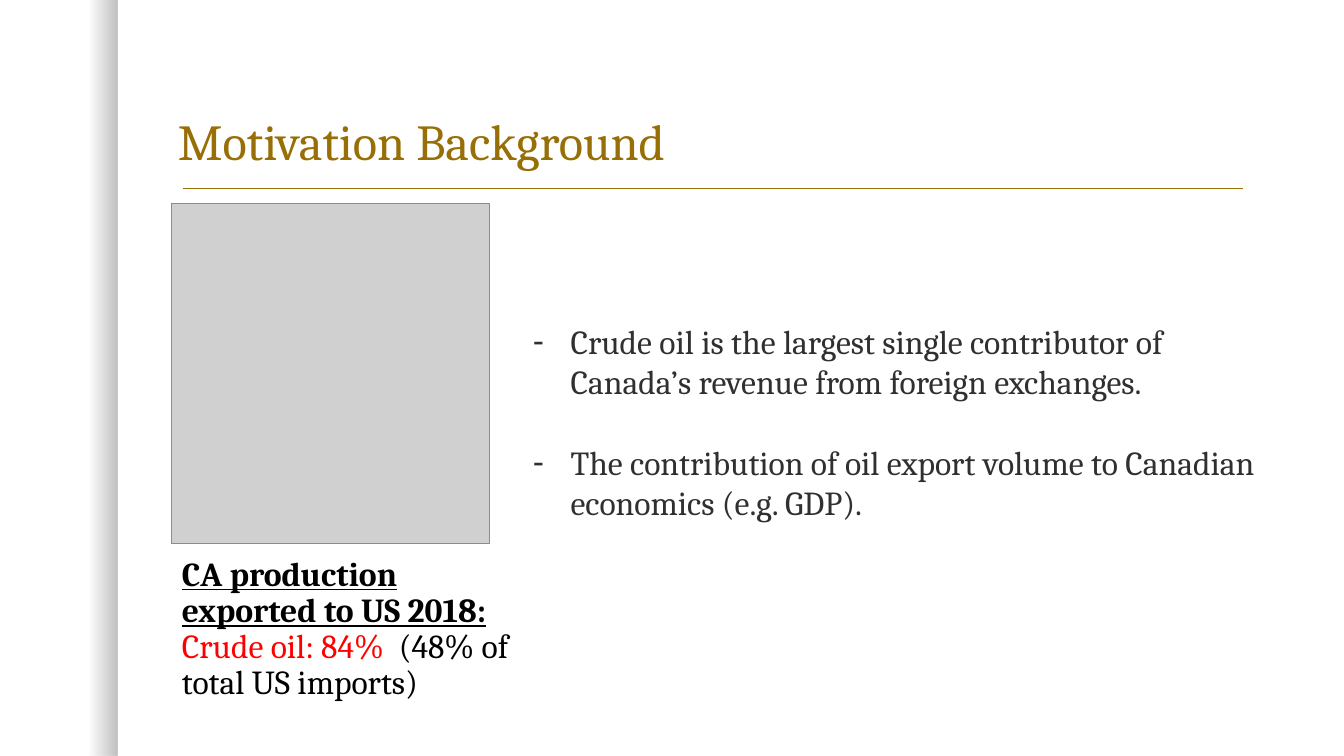
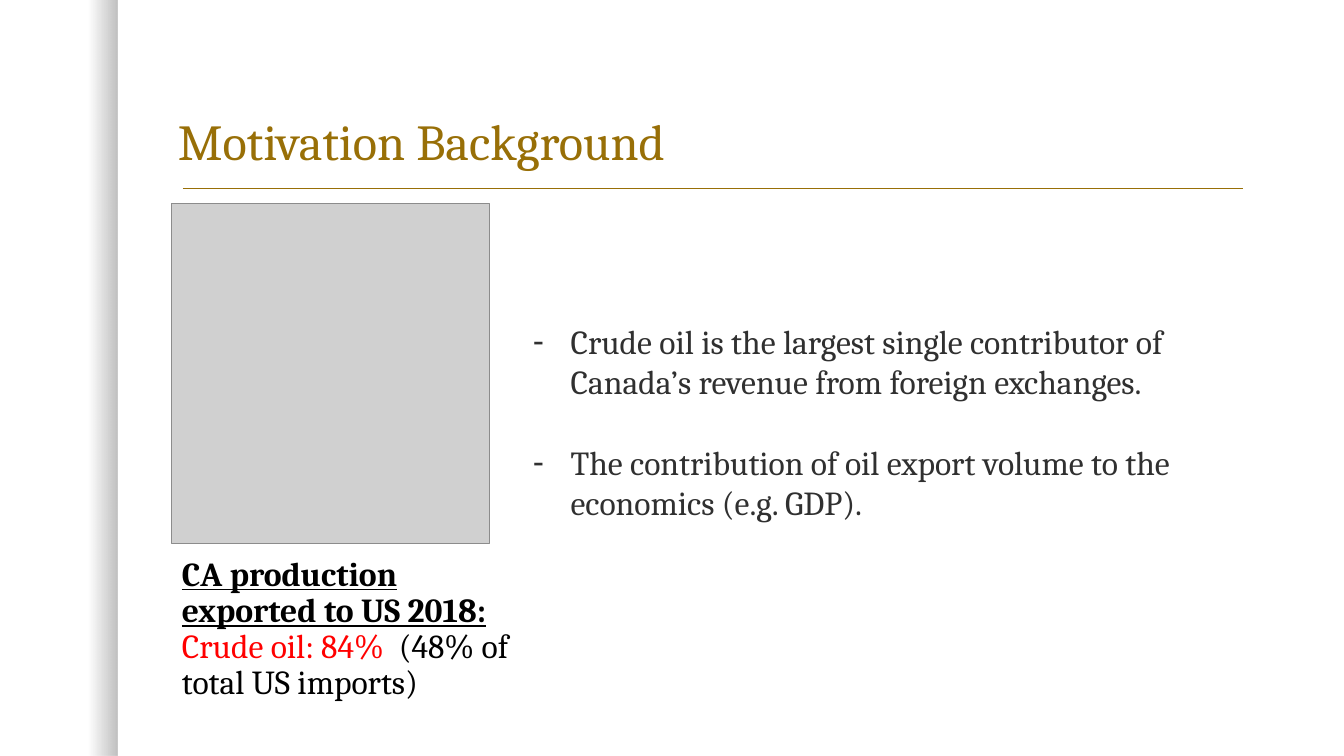
Before and after one commit to kk-deng/CanadaEnergyIE, a slide deck: slide 4 of Project 1.pptx. Drawn at 1344x756 pixels with LibreOffice and Linux fonts; fonts in the diff are those of the drawing; grey boxes stand for pictures; background and template pictures are left out. Boxes give left, top, right and bottom in pixels: in the first picture for what was removed or moved away, otherwise in the second. Text is boxed around its words. In the diff, an @@ line names an element or a change of style, - is before the commit and + after.

```diff
--- a/Project 1.pptx
+++ b/Project 1.pptx
@@ text at bbox=[571, 451, 1169, 523]: text changed @@
-– The contribution of oil export volume to Canadian economics (e.g. GDP).
+– The contribution of oil export volume to the economics (e.g. GDP).
```
Also in this commit, not shown: 1 other slide changed, 3 slides added, 2 slides removed, 1 other file.
